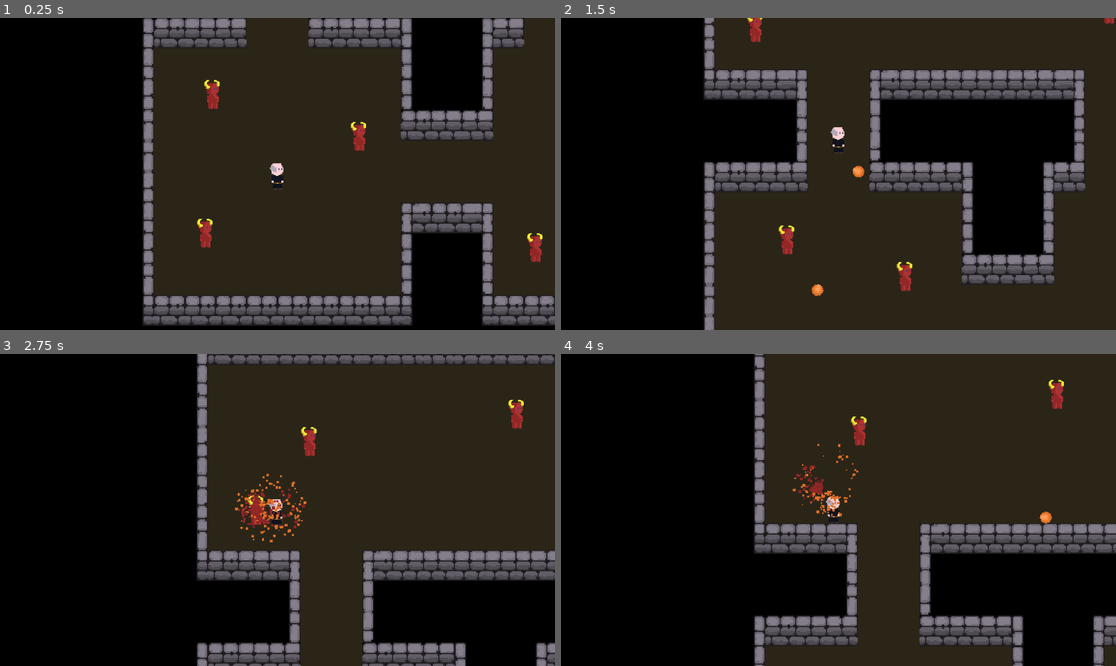
Above: before the commit, frames 1-4 (two rows, left to right).
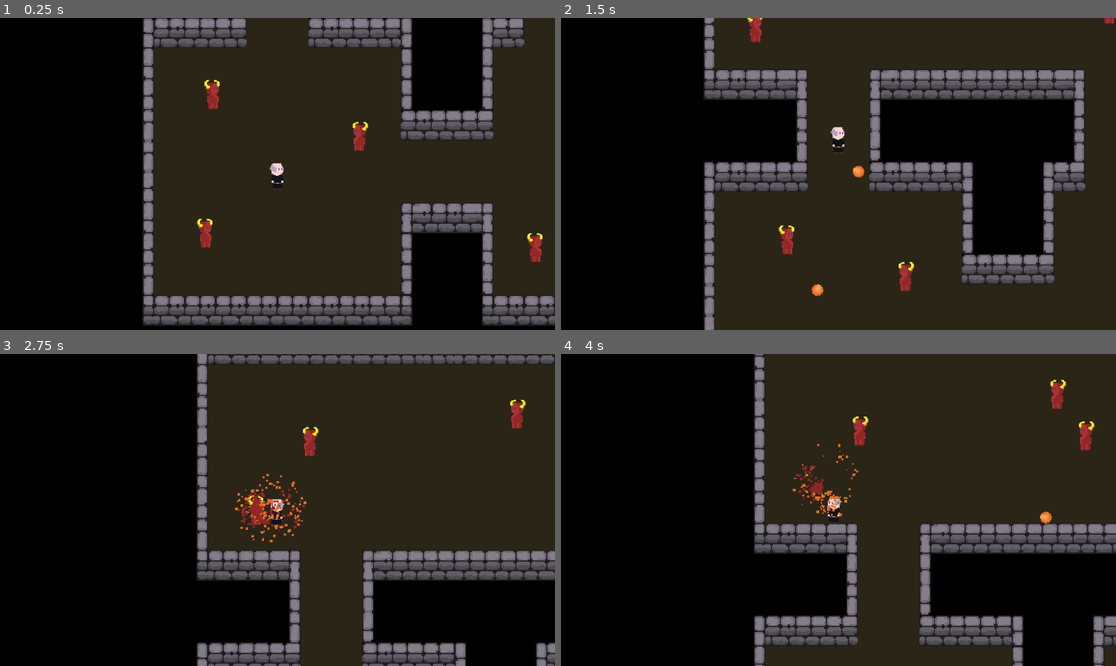
Above: after the commit, the same moments.

Repository: richardpjames/Demon-Slayer
Game: Godot game, scene res://Scenes/DemoScene.tscn
Two runs of this game, one before a commit and one after it. Both use one fixed random seed, a clock stepped at 60 frames per second and the inputs below.
Inputs (mouse positions are in pixels of both pictures, inside the frame that each line leads up to):
- Up to frame 1 (0.25 s): no input
- Up to frame 2 (1.5 s): move the mouse to (810, 236) at 0.52 s; press the mouse at (810, 236) at 0.53 s; hold Up (Up) from 0.53 s (still down); move the mouse to (1005, 220) at 1.27 s; release the mouse at (1005, 220) at 1.28 s; click (1005, 220) at 1.35 s
- Up to frame 3 (2.75 s): move the mouse to (111, 463) at 2.02 s; release Up (Up) at 2.03 s; press the mouse at (111, 463) at 2.03 s; hold Left (Left) from 2.03 s (still down)
- Up to frame 4 (4 s): move the mouse to (866, 510) at 2.77 s; release the mouse at (866, 510) at 2.78 s; click (866, 510) at 2.85 s; move the mouse to (755, 432) at 3.52 s; release Left (Left) at 3.53 s; press the mouse at (755, 432) at 3.53 s; hold Down (Down) from 3.53 s (still down)

The runs differ from the first frame. In frame 1, 0.1% of the frame differs, in the area x 63-67%, y 33-43%; in frame 2, 0.1%; in frame 3, 0.3%; in frame 4, 0.5%, in the area x 47-97%, y 8-55%.

Commit message:
Allow for spawning of new enemies

Diff:
--- a/Scenes/DemoScene.tscn
+++ b/Scenes/DemoScene.tscn
@@ -1,8 +1,10 @@
-[gd_scene load_steps=4 format=4 uid="uid://c8r6h878ajo4x"]
+[gd_scene load_steps=6 format=4 uid="uid://c8r6h878ajo4x"]
 
 [ext_resource type="PackedScene" uid="uid://c2n56kgy5jvyd" path="res://Scenes/Demon.tscn" id="2_cnhok"]
 [ext_resource type="PackedScene" uid="uid://bga08ako617jr" path="res://Scenes/Player.tscn" id="2_lv4fh"]
 [ext_resource type="TileSet" uid="uid://c3vwjafl8hd6p" path="res://Tiles/TileSet.tres" id="2_nleji"]
+[ext_resource type="Script" path="res://Scripts/Spawner.gd" id="4_6w8hu"]
+[ext_resource type="Script" path="res://Scripts/SpawnManager.gd" id="4_ex1eq"]
 
 [node name="Node2D" type="Node2D"]
 
@@ -40,3 +42,36 @@
 
 [node name="Demon9" parent="Enemies" instance=ExtResource("2_cnhok")]
 position = Vector2(206, -404)
+
+[node name="SpawnManager" type="Node2D" parent="."]
+script = ExtResource("4_ex1eq")
+
+[node name="Spawner" type="Marker2D" parent="SpawnManager" node_paths=PackedStringArray("monster_node")]
+position = Vector2(50, 82)
+script = ExtResource("4_6w8hu")
+monster_scene = ExtResource("2_cnhok")
+monster_node = NodePath("../../Enemies")
+
+[node name="Spawner2" type="Marker2D" parent="SpawnManager" node_paths=PackedStringArray("monster_node")]
+position = Vector2(305, -20)
+script = ExtResource("4_6w8hu")
+monster_scene = ExtResource("2_cnhok")
+monster_node = NodePath("../../Enemies")
+
+[node name="Spawner3" type="Marker2D" parent="SpawnManager" node_paths=PackedStringArray("monster_node")]
+position = Vector2(21, -72)
+script = ExtResource("4_6w8hu")
+monster_scene = ExtResource("2_cnhok")
+monster_node = NodePath("../../Enemies")
+
+[node name="Spawner4" type="Marker2D" parent="SpawnManager" node_paths=PackedStringArray("monster_node")]
+position = Vector2(-15, -332)
+script = ExtResource("4_6w8hu")
+monster_scene = ExtResource("2_cnhok")
+monster_node = NodePath("../../Enemies")
+
+[node name="Spawner5" type="Marker2D" parent="SpawnManager" node_paths=PackedStringArray("monster_node")]
+position = Vector2(206, -347)
+script = ExtResource("4_6w8hu")
+monster_scene = ExtResource("2_cnhok")
+monster_node = NodePath("../../Enemies")
--- a/Scenes/Demon.tscn
+++ b/Scenes/Demon.tscn
@@ -7,6 +7,7 @@
 [sub_resource type="CapsuleShape2D" id="CapsuleShape2D_3nwt7"]
 
 [node name="Demon" type="CharacterBody2D" node_paths=PackedStringArray("sprite") groups=["Enemy"]]
+collision_mask = 2
 motion_mode = 1
 script = ExtResource("1_175dc")
 damage = 1
--- a/Scenes/Player.tscn
+++ b/Scenes/Player.tscn
@@ -8,7 +8,7 @@
 
 [sub_resource type="CapsuleShape2D" id="CapsuleShape2D_t3qxr"]
 
-[node name="Player" type="CharacterBody2D" groups=["Player"]]
+[node name="Player" type="CharacterBody2D" node_paths=PackedStringArray("sprite") groups=["Player"]]
 collision_layer = 3
 motion_mode = 1
 script = ExtResource("1_jo20q")
@@ -17,6 +17,7 @@
 attack_cooldown_time = 0.25
 projectile_scene = ExtResource("2_htgr2")
 blood_particles = ExtResource("3_0o2yn")
+sprite = NodePath("Sprite2D")
 
 [node name="GameCamera" type="Camera2D" parent="."]
 zoom = Vector2(2, 2)
--- a/Scripts/Demon.gd
+++ b/Scripts/Demon.gd
@@ -13,6 +13,12 @@
 
 func _process(delta: float) -> void:
 	_direction = _determine_direction()
+	# Flip the sprite depending on direction
+	if(_direction.x < 0):
+		sprite.flip_h = true
+	if(_direction.x > 0):
+		sprite.flip_h = false
+	# Handle any attacking
 	_attack()
 
 func _physics_process(delta: float) -> void:
--- a/Scripts/Enemy.gd
+++ b/Scripts/Enemy.gd
@@ -26,3 +26,4 @@
 	# Determine whether to die
 	if(health <= 0):
 		queue_free()
+		SignalManager.on_enemy_killed.emit()
--- a/Scripts/Player.gd
+++ b/Scripts/Player.gd
@@ -7,6 +7,7 @@
 @export var attack_cooldown_time: float
 @export var projectile_scene: PackedScene
 @export var blood_particles: PackedScene
+@export var sprite: Sprite2D
 
 # Private variables
 var _direction: Vector2 = Vector2.DOWN
@@ -21,6 +22,11 @@
 func _process(delta: float) -> void:
 	# Get the player direction from input
 	_direction = _set_direction()
+	# Flip the sprite depending on direction
+	if(_direction.x < 0):
+		sprite.flip_h = true
+	if(_direction.x > 0):
+		sprite.flip_h = false
 	# Set the player state
 	if(velocity != Vector2.ZERO):
 		current_state = State.RUNNING
--- a/Scripts/SignalManager.gd
+++ b/Scripts/SignalManager.gd
@@ -1,3 +1,4 @@
 extends Node
 
 signal on_player_hit
+signal on_enemy_killed
--- /dev/null
+++ b/Scripts/SpawnManager.gd
@@ -0,0 +1,19 @@
+class_name SpawnManager
+extends Node2D
+
+# Get a list of all of the spawners so that we can choose randomly
+var _spawners: Array[Spawner]
+
+func _ready() -> void:
+	# Trigger a new spawn on enemy death
+	SignalManager.on_enemy_killed.connect(_spawn_enemy)
+	for child in get_children():
+		if (child is Spawner):
+			_spawners.append(child)
+
+func _spawn_enemy() -> void:
+	# Spawn an enemy from a random spawner
+	_spawners.shuffle()
+	# Ensure that we have a spawner
+	if(_spawners[0]):
+		_spawners[0].spawn()
--- /dev/null
+++ b/Scripts/Spawner.gd
@@ -0,0 +1,14 @@
+class_name Spawner
+extends Marker2D
+
+# Configuration
+@export var monster_scene: PackedScene
+@export var monster_node: Node2D
+
+func spawn() -> void:
+	# Instantiate the scene with the monster
+	var monster = monster_scene.instantiate()
+	# Set the correct position
+	monster.global_position = global_position
+	# Add into the scene tree in the correct place
+	monster_node.add_child(monster)
